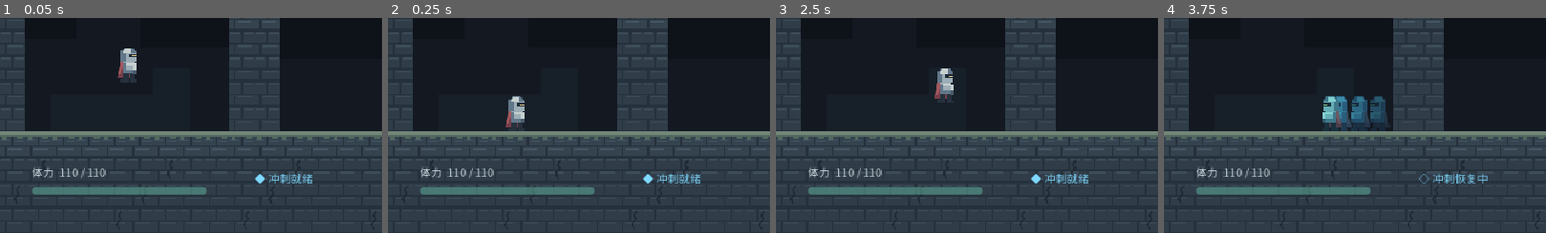
Above: before the commit, frames 1-4 (left to right).
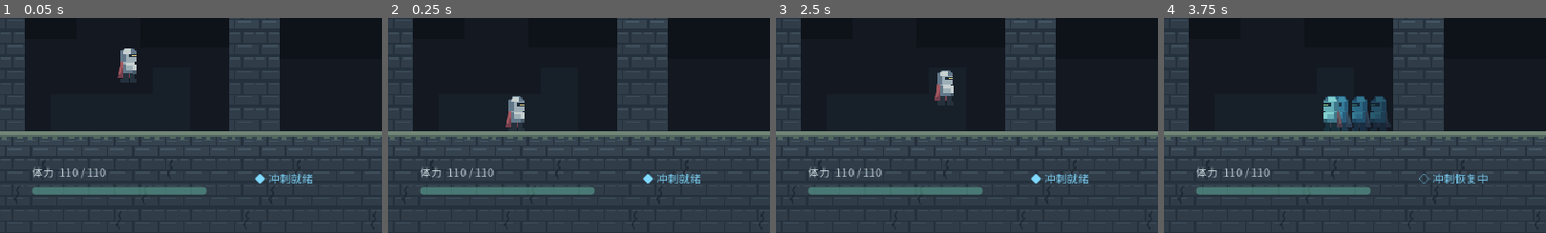
Above: after the commit, the same moments.

Repository: Siyn0/ZzDarkSouls
Game: Godot game, scene res://Scenes/World.tscn
Two runs of this game, one before a commit and one after it. Both use one fixed random seed, a clock stepped at 60 frames per second and the inputs below.
Inputs:
- Up to frame 1 (0.05 s): no input
- Up to frame 2 (0.25 s): no input
- Up to frame 3 (2.5 s): click "设置" at 0.5 s; click "关闭" at 1.25 s; tap Enter at 2 s; hold D (move_right) from 2.03 s (still down); hold S (aim_down) from 2.03 s (still down); tap Space (jump) at 2.27 s
- Up to frame 4 (3.75 s): release S (aim_down) at 2.78 s; tap W (aim_up) at 2.85 s; tap Space (jump) at 3.02 s; release D (move_right) at 3.53 s; hold A (move_left) from 3.53 s (still down); tap Shift (dash) at 3.6 s
The pictures show only the part of the screen within x 0-50%, y 50-100%; the shares and areas given below are measured in that part.

The runs differ from the first frame. In frame 1, less than 0.1% of the frame differs, in the area x 32-36%, y 16-22%; in frame 2, nothing differs; in frame 3, 0.3%; in frame 4, 0.3%, in the area x 41-60%, y 36-53%.

Commit message:
跳跃手感调整

Diff:
--- a/Scenes/World.tscn
+++ b/Scenes/World.tscn
@@ -24,5 +24,6 @@
 [node name="Player" parent="." unique_id=113579767 instance=ExtResource("2_player")]
 position = Vector2(160, 352)
 jump_speed = 320.0
+gravity_scale = 2.94
 
 [node name="GameUI" parent="." unique_id=1309507838 instance=ExtResource("3_ui")]
